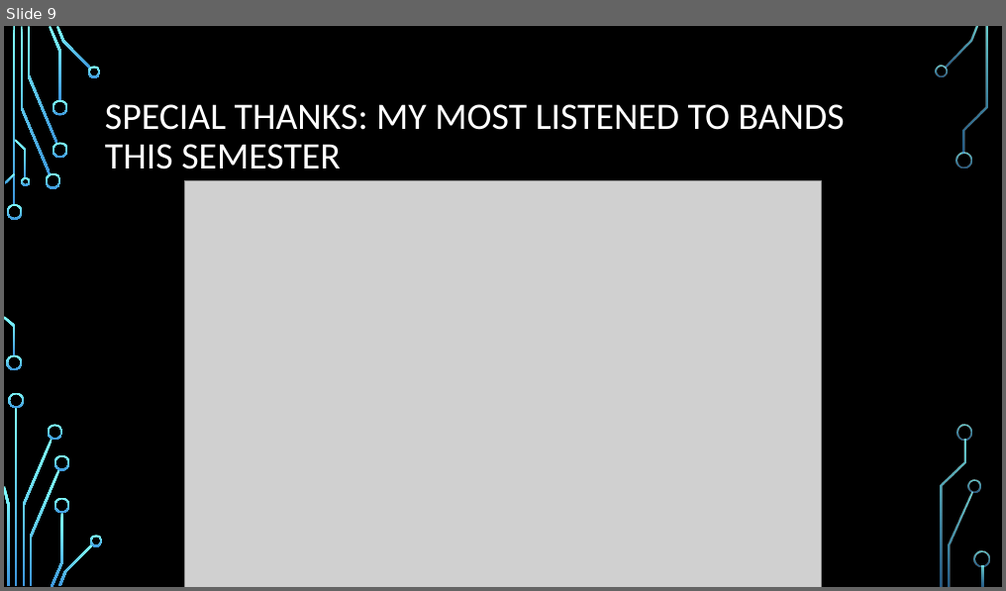
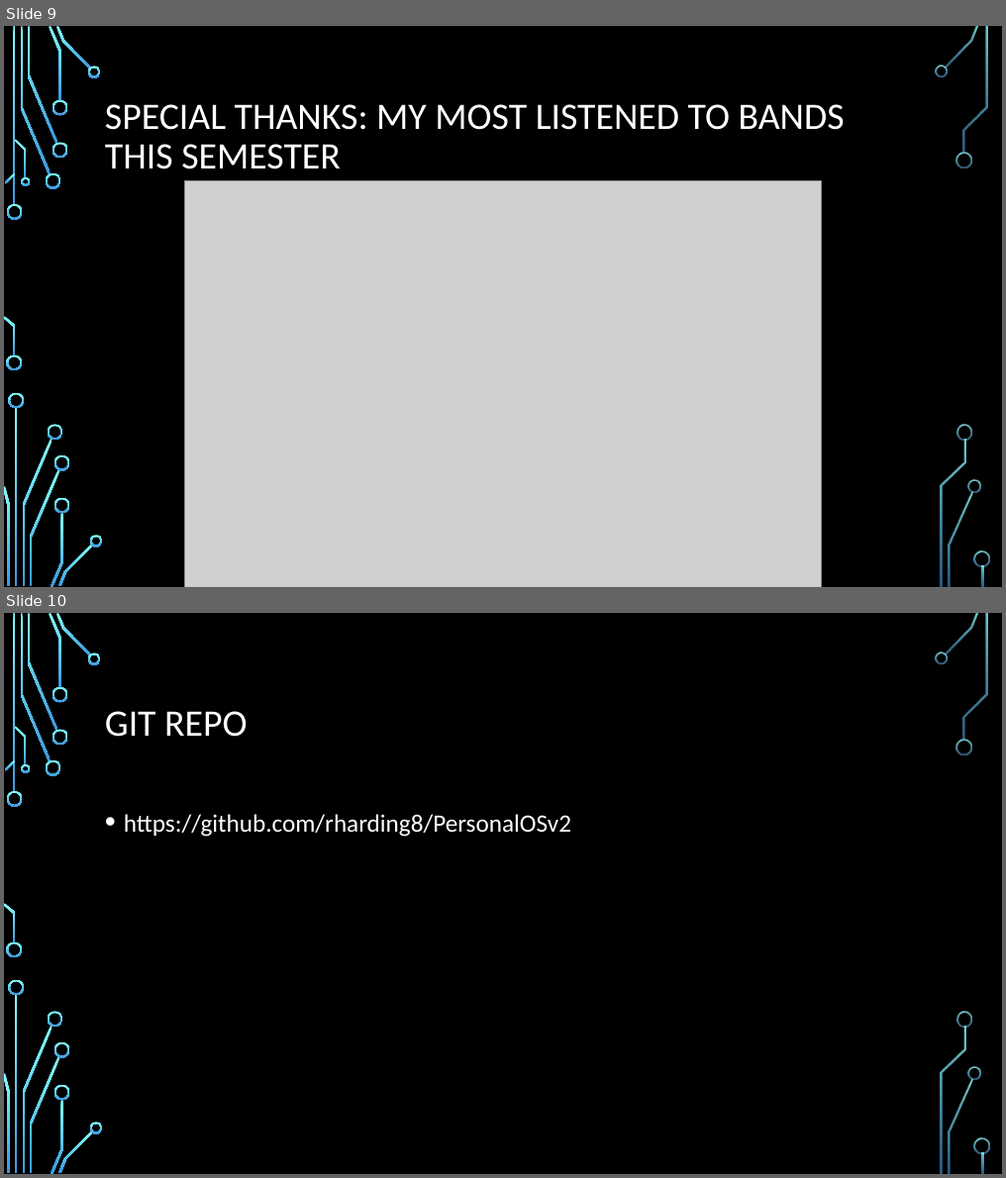
Before and after one commit to rharding8/PersonalOSv2, a slide deck: Presentation.pptx. Shown one above the other, each under a label of ours: slide 9 before the commit, slides 9 and 10 after it. The pictures are 1006x591 and 1006x1178 pixels, drawn with LibreOffice and Linux fonts; fonts in the diff are those of the drawing; grey boxes stand for pictures; background and template pictures are left out. Boxes give left, top, right and bottom in pixels: in the first picture for what was removed or moved away, otherwise in the second. Text is boxed around its words. In the diff, an @@ line names an element or a change of style, - is before the commit and + after.

```diff
--- a/Presentation.pptx
+++ b/Presentation.pptx
@@ slide 10 added at (4, 613, 1002, 1174), background picture (left out); not listed: 36 template elements that a slide beside it also shows @@
@@ title added at (105, 711, 247, 737), 36 pt, text #FFFFFF @@
+GIT REPO
@@ text added at (124, 814, 571, 837), 24 pt, text #FFFFFF @@
+• https://github.com/rharding8/PersonalOSv2
```
Also in this commit, not shown: 4 slides changed, 4 other files.
